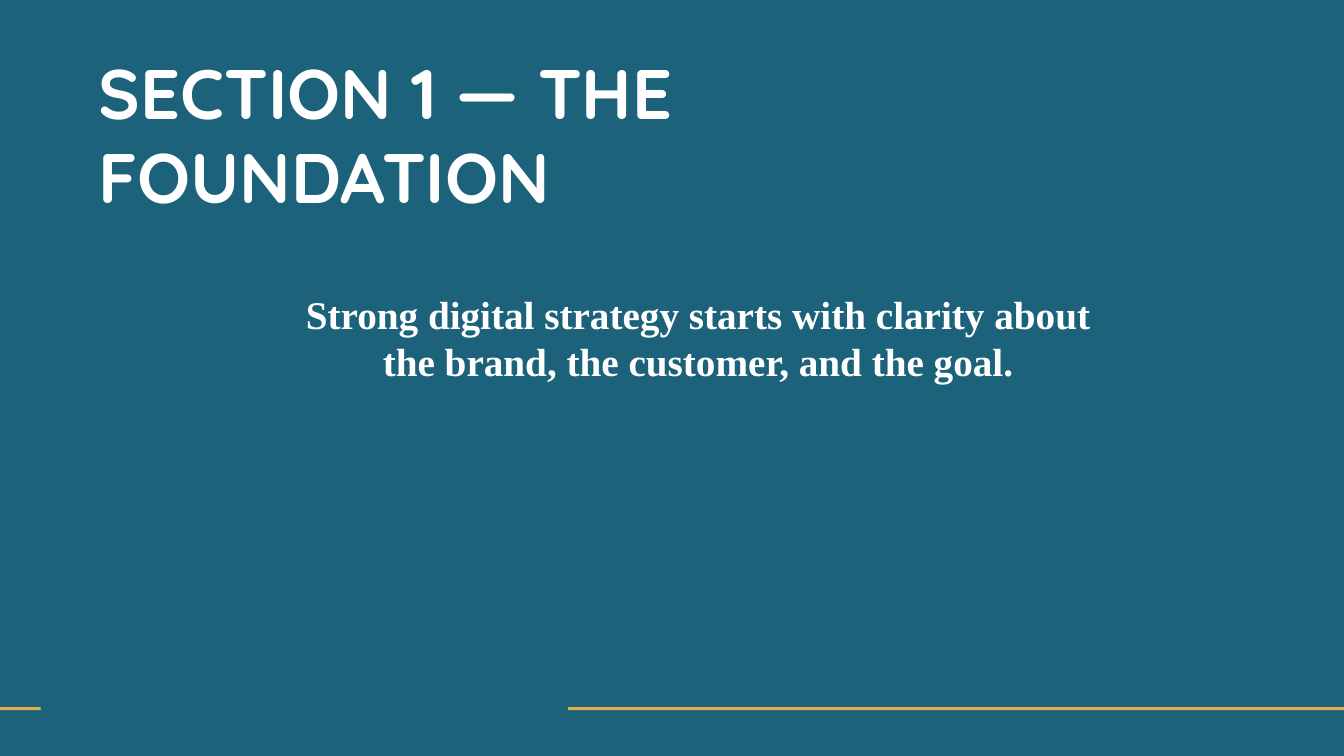
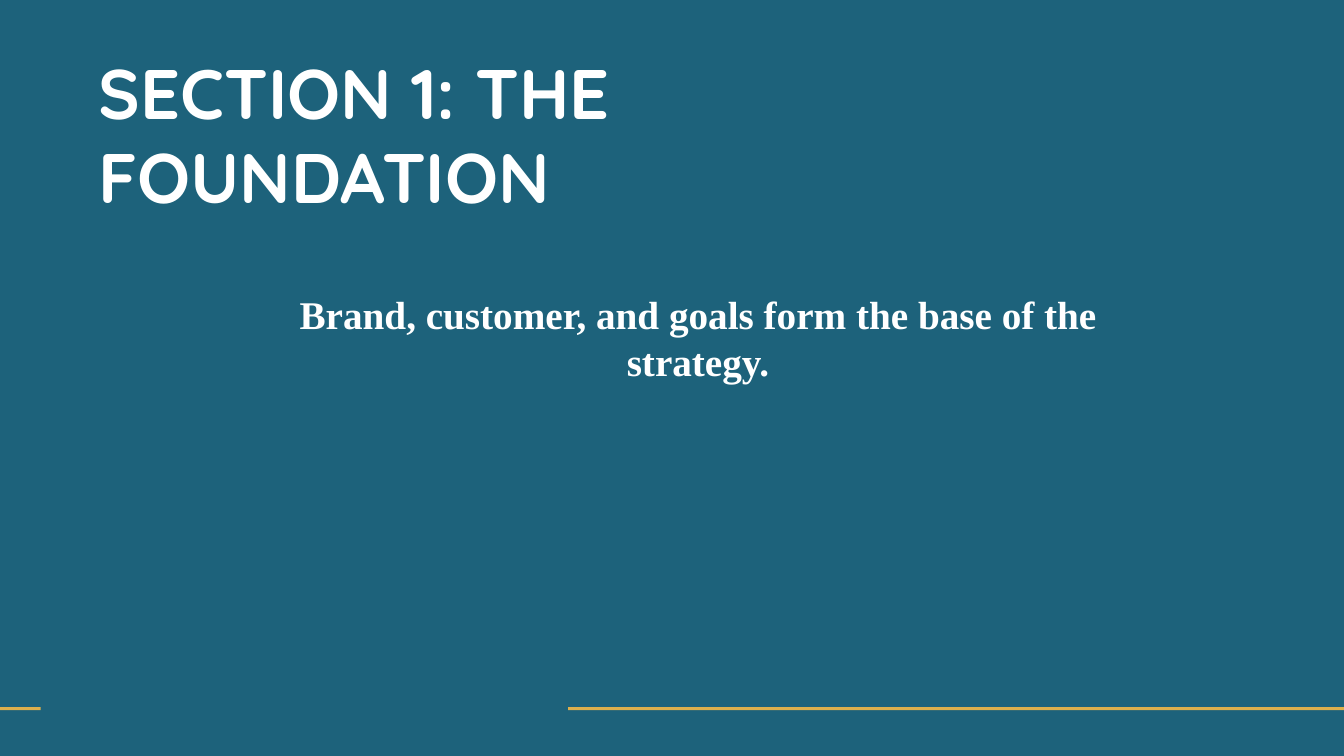
Before and after one commit to kindawilson/digitalmarketing, a slide deck: slide 4 of Week 2/The Foundation - Week 2.pptx. Drawn at 1344x756 pixels with LibreOffice and Linux fonts; fonts in the diff are those of the drawing; background and template pictures are left out. Boxes give left, top, right and bottom in pixels: in the first picture for what was removed or moved away, otherwise in the second. Text is boxed around its words. In the diff, an @@ line names an element or a change of style, - is before the commit and + after.

```diff
--- a/Week 2/The Foundation - Week 2.pptx
+++ b/Week 2/The Foundation - Week 2.pptx
@@ text at (98,69,610,204): text changed @@
-SECTION 1 — THE FOUNDATION
+SECTION 1: THE FOUNDATION
@@ text at (300,301,1096,384): text changed @@
-Strong digital strategy starts with clarity about the brand, the customer, and the goal.
+Brand, customer, and goals form the base of the strategy.
```
Also in this commit, not shown: 14 other slides changed, 2 slides added, 2 slides removed, 1 other file.
